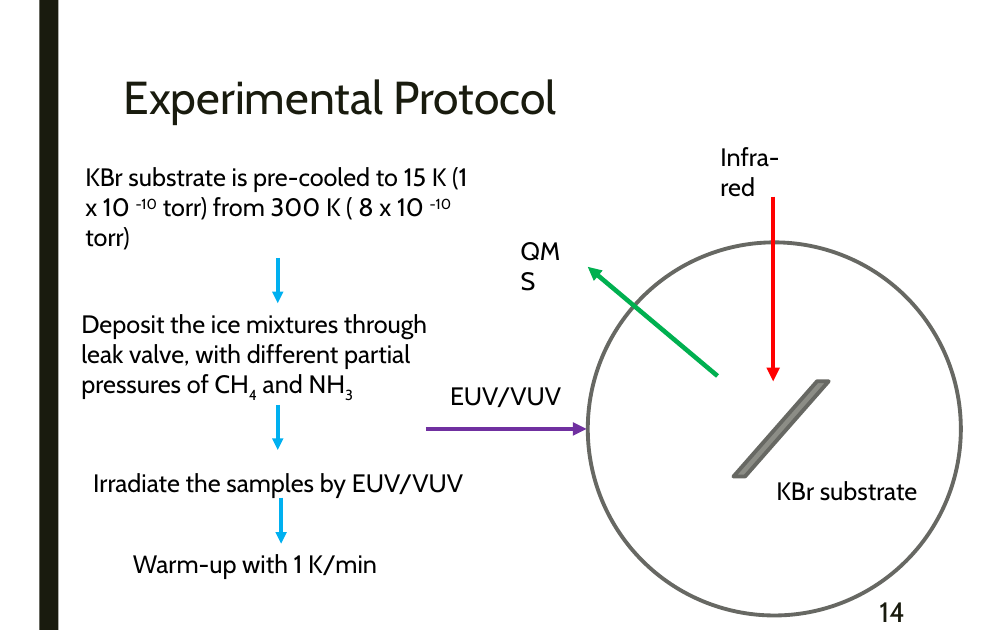
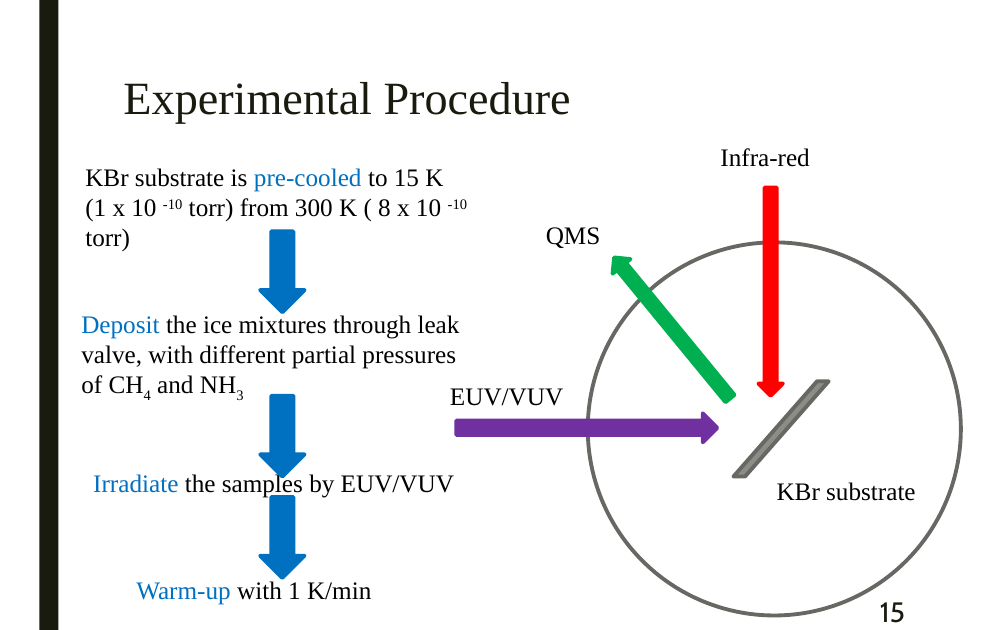
Before and after one commit to samuello1228/lily, a slide deck: slide 15 of doc/VUV and EUV irradiation of CH4 + NH3.pptx (slide 14 before the commit). Drawn at 1008x630 pixels with LibreOffice and Linux fonts; fonts in the diff are those of the drawing. Boxes give left, top, right and bottom in pixels: in the first picture for what was removed or moved away, otherwise in the second. Text is boxed around its words. In the diff, an @@ line names an element or a change of style, - is before the commit and + after.

```diff
--- a/doc/VUV and EUV irradiation of CH4 + NH3.pptx
+++ b/doc/VUV and EUV irradiation of CH4 + NH3.pptx
@@ title at bbox=[123, 82, 571, 123]: text changed; font Cabin to Times New Roman @@
-  Experimental Protocol
+  Experimental Procedure
@@ text "KBr substrate is pre-cooled to ..." at bbox=[85, 168, 467, 251]: font Cabin to Times New Roman; text colour #000000 to #0070C0 in "pre-cooled" @@
@@ down arrow added at bbox=[758, 187, 782, 396], fill #FF0000, outline #FF0000 2.75 pt @@
@@ arrow removed from (773, 197) to (773, 381) @@
@@ down arrow added at bbox=[260, 232, 304, 312], fill #0070C0, outline #0070C0 2.75 pt @@
@@ font Cabin to Times New Roman in 4 elements at bbox=[720, 148, 809, 167], bbox=[450, 388, 563, 406], bbox=[777, 482, 915, 501], bbox=[546, 227, 601, 248] @@
@@ text "QMS": place and size @@
-text "QMS" at bbox=[511, 230, 585, 270]
+text "QMS" at bbox=[546, 227, 601, 248]
@@ arrow removed from (278, 258) to (278, 303) @@
@@ arrow removed from (718, 376) to (588, 267) @@
@@ left arrow added at bbox=[605, 250, 739, 406], fill #00B050, outline #00B050 2.75 pt @@
@@ text "Deposit the ice mixtures through ..." at bbox=[81, 313, 460, 394]: font Cabin to Times New Roman; text colour #000000 to #0070C0 in "Deposit" @@
@@ down arrow added at bbox=[260, 396, 304, 477], fill #0070C0, outline #0070C0 2.75 pt @@
@@ arrow removed from (278, 405) to (278, 450) @@
@@ right arrow added at bbox=[457, 413, 718, 443], fill #7030A0, outline #7030A0 2.75 pt @@
@@ arrow removed from (425, 429) to (587, 429) @@
@@ text "Irradiate the samples by EUV/VUV" at bbox=[93, 472, 454, 498]: font Cabin to Times New Roman; text colour #000000 to #0070C0 in "Irradiate" @@
@@ down arrow added at bbox=[260, 497, 304, 578], fill #0070C0, outline #0070C0 2.75 pt @@
@@ arrow removed from (281, 498) to (281, 543) @@
@@ text "Warm-up with 1 K/min": place and size @@
-text "Warm-up with 1 K/min" at bbox=[133, 554, 377, 579]
+text "Warm-up with 1 K/min" at bbox=[136, 579, 371, 605]
@@ text "Warm-up with 1 K/min" at bbox=[136, 579, 371, 605]: font Cabin to Times New Roman; text colour #000000 to #0070C0 in "Warm-up" @@
@@ page number at bbox=[880, 602, 905, 623]: text changed @@
-14
+15
```
Also in this commit, not shown: 30 other slides changed, 2 slides added, 5 slides removed, 1 other file.
